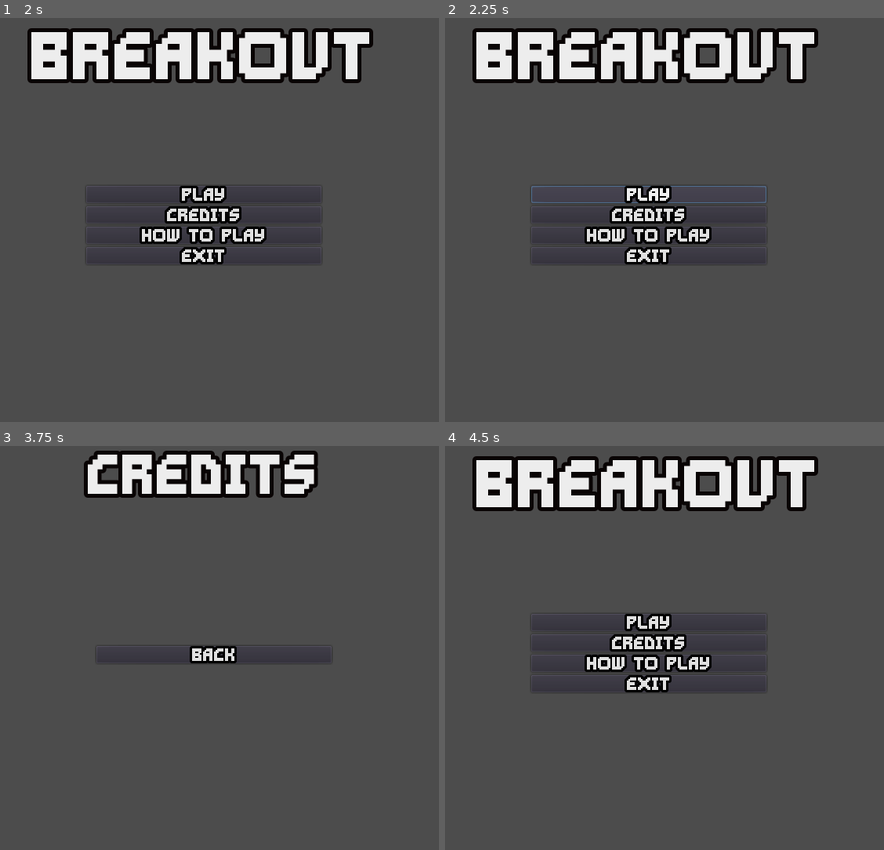
Above: before the commit, frames 1-4 (two rows, left to right).
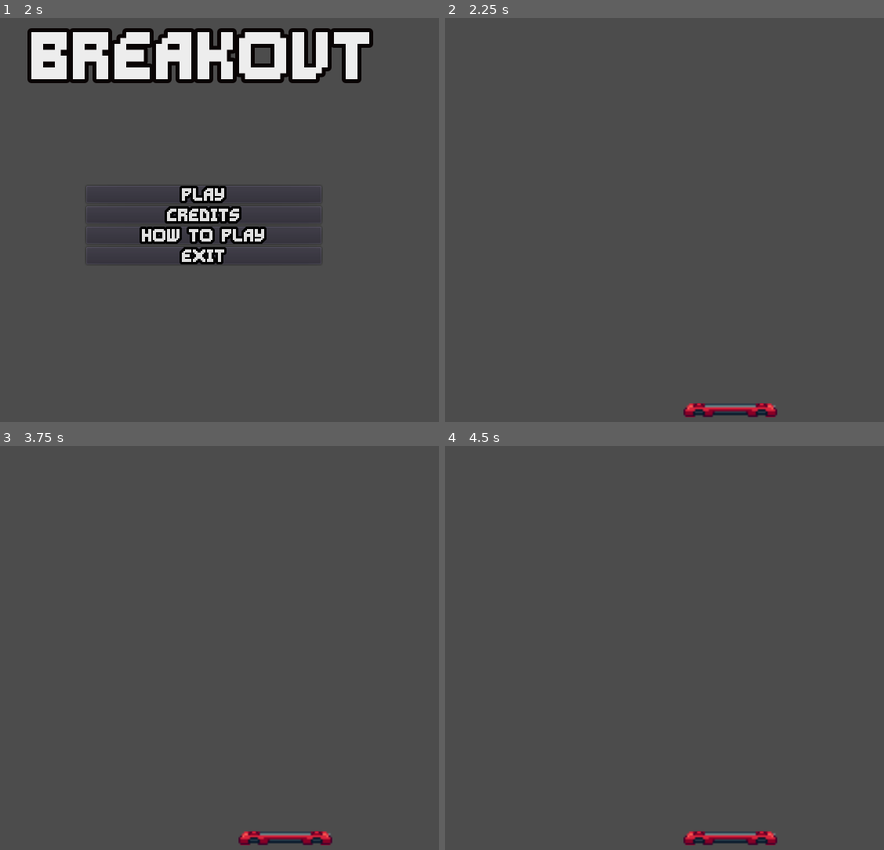
Above: after the commit, the same moments.

Repository: AlphaGuilty/CDT_Breakout
Game: Godot game, scene res://Scene/Main_Menu.tscn
Two runs of this game, one before a commit and one after it. Both use one fixed random seed, a clock stepped at 60 frames per second and the inputs below.
Inputs (mouse positions are in pixels of both pictures, inside the frame that each line leads up to):
- Up to frame 1 (2 s): click "How to play" at 0.5 s; click "Back" at 1.25 s
- Up to frame 2 (2.25 s): click "Play" at 2 s
- Up to frame 3 (3.75 s): click (201, 623) at 2.75 s, where only the run before the commit has a clickable "Play"; click (201, 643) at 3.5 s, where only the run before the commit has a clickable "Credits"
- Up to frame 4 (4.5 s): click (660, 656) at 4.25 s, where only the run before the commit has a clickable "Back"

Frame 1 is identical in both runs. In frame 2, 13% of the frame differs, in the area x 6-85%, y 2-99%; in frame 3, 6.7%; in frame 4, 13%.

Commit message:
Boton play
Se modifico el script del boton play

Diff:
--- a/Scripts/Main_Menu.gd
+++ b/Scripts/Main_Menu.gd
@@ -6,10 +6,14 @@
 onready var exit = $VBoxContainer/Exit
 
 func _ready():
+	start.connect('pressed', self, "_start_on_pressed")
 	htp.connect('pressed', self, "_htp_on_pressed")
 	credit.connect('pressed', self, "_credit_on_pressed")
 	exit.connect('pressed', self, "_exit_on_pressed")
 	pass
+
+func _start_on_pressed():
+	get_tree().change_scene("res://Scene/Demo.tscn")
 
 func _htp_on_pressed():
 	get_tree().change_scene("res://Scene/HowtoPlay.tscn")
